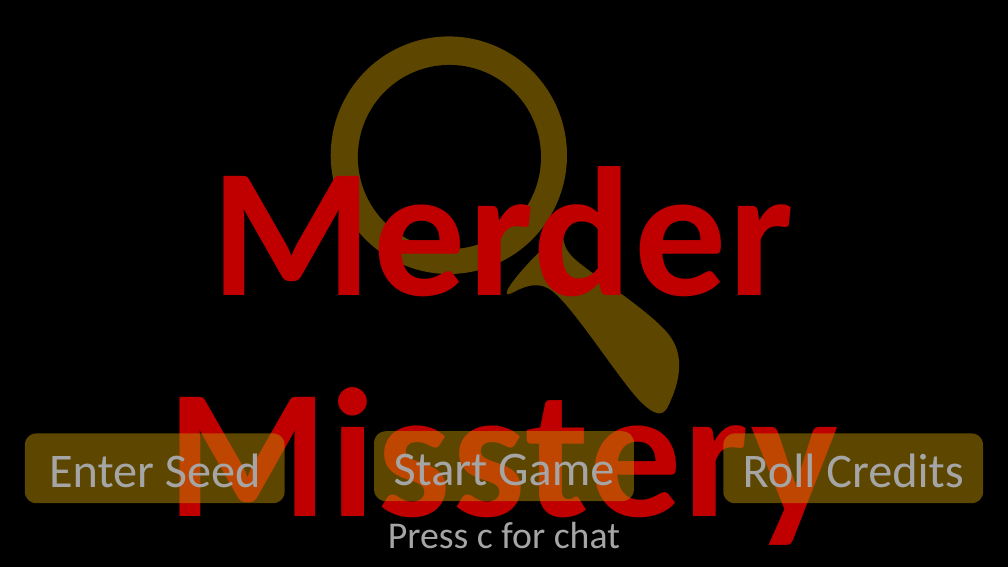
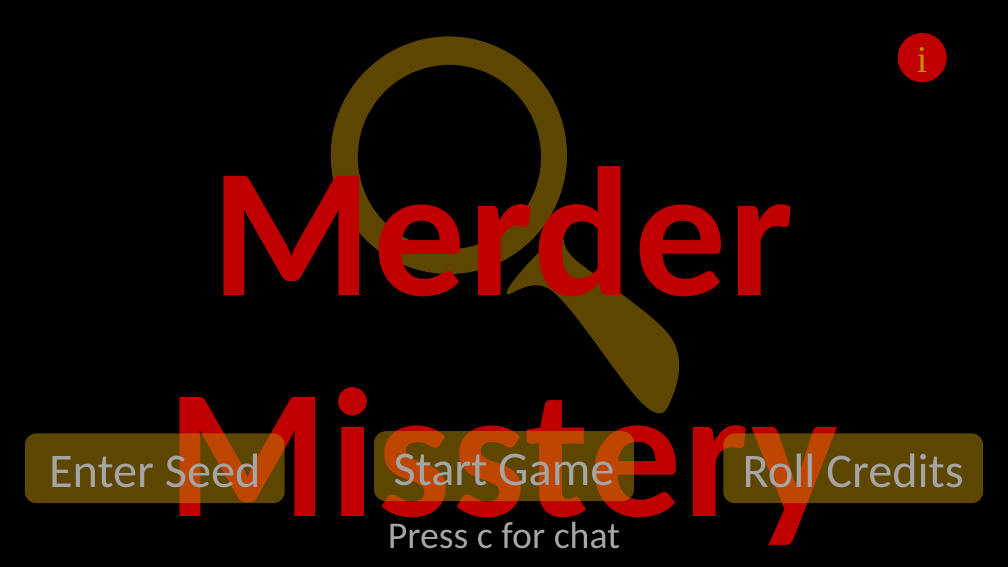
Before and after one commit to GrahamZugPitt/MerderMisstery, a slide deck: slide 2 of Art/Logo/Logo.pptx. Drawn at 1008x567 pixels with LibreOffice and Linux fonts; fonts in the diff are those of the drawing. Boxes give left, top, right and bottom in pixels: in the first picture for what was removed or moved away, otherwise in the second. Text is boxed around its words. In the diff, an @@ line names an element or a change of style, - is before the commit and + after.

```diff
--- a/Art/Logo/Logo.pptx
+++ b/Art/Logo/Logo.pptx
@@ ellipse added at [898,33,948,82], fill #C00000, 36 pt, text #BF9000 @@
+i
```
Also in this commit, not shown: 5 slides added, 16 other files.
